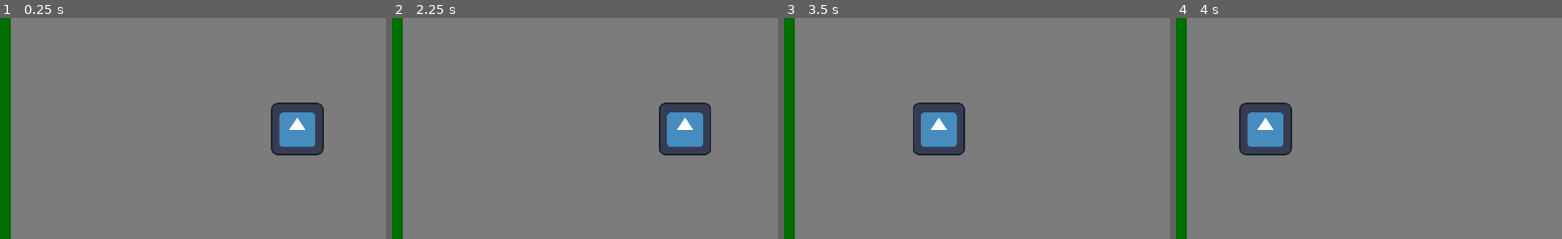
Above: before the commit, frames 1-4 (left to right).
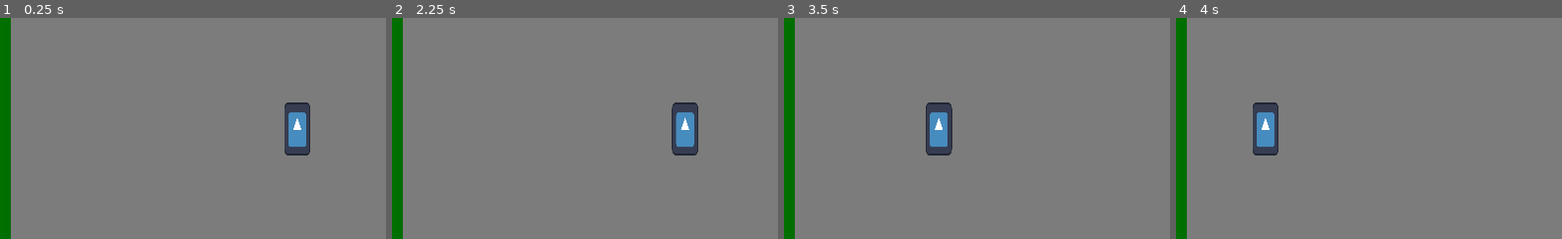
Above: after the commit, the same moments.

Repository: gargamal/alligator
Game: Godot game, scene res://level/game_level.tscn
Two runs of this game, one before a commit and one after it. Both use one fixed random seed, a clock stepped at 60 frames per second and the inputs below. The engine's default icon, where the game draws it, is replaced by a stand-in: a white triangle on a blue panel in a dark square.
Inputs:
- Up to frame 1 (0.25 s): no input
- Up to frame 2 (2.25 s): tap Enter at 0.5, 2 s; hold Up (ui_up) 0.53-2.03 s; tap Space at 1.25 s; hold Left (ui_left) from 2.03 s (still down)
- Up to frame 3 (3.5 s): keep holding Left (ui_left)
- Up to frame 4 (4 s): release Left (ui_left) at 3.53 s; hold Down (ui_down) from 3.53 s (still down)
The pictures show only the part of the screen within x 10-60%, y 25-75%; the shares and areas given below are measured in that part.

The runs differ from the first frame. In frame 1, 2.1% of the frame differs, in the area x 70-84%, y 38-63%; in frame 2, 2.0%; in frame 3, 2.1%; in frame 4, 2.1%, in the area x 16-31%, y 38-63%.

Commit message:
add : spawn enemy and move

Diff:
--- a/bombshell/bombshell.tscn
+++ b/bombshell/bombshell.tscn
@@ -30,8 +30,3 @@
 [node name="CollisionShape2D" type="CollisionShape2D" parent="."]
 position = Vector2(0.5, 0)
 shape = SubResource("RectangleShape2D_ydjsr")
-
-[node name="bullet_time" type="Timer" parent="."]
-wait_time = 3.0
-one_shot = true
-autostart = true
--- a/bullet/bullet.gd
+++ b/bullet/bullet.gd
@@ -1,32 +1,33 @@
 extends RigidBody2D
 class_name Bullet
-
-@onready var bullet_time = $bullet_time
 
 @export var exclude_body :Node2D
 @export var speed_shoot :float = 50.0
 @export var smooth :float = 2.0
 @export var direction :Vector2 :set = set_fire
 @export var power :int = 1
+@export var origin :Vector2
+@export var distance_max :float = 400.0
 
 var is_firing :bool = false
 
-func _process(delta):
+func _process(_delta):
 	if is_firing:
-		var velocity :Vector2 = Vector2.ZERO
-		velocity = direction * speed_shoot
-		var collider :KinematicCollision2D = move_and_collide(velocity)
-		if collider:
-			var obj_colide = collider.get_collider()
-			if obj_colide is Player:
-				obj_colide.take_hit(power)
-			elif obj_colide is Enemy:
-				obj_colide.take_hit(power)
+		if origin.distance_to(global_position) > distance_max:
 			queue_free()
+
+		else:
+			var velocity :Vector2 = Vector2.ZERO
+			velocity = direction * speed_shoot
+			var collider :KinematicCollision2D = move_and_collide(velocity)
+			if collider:
+				var obj_colide = collider.get_collider()
+				if obj_colide is Player:
+					obj_colide.take_hit(power)
+				elif obj_colide is Enemy:
+					obj_colide.take_hit(power)
+				queue_free()
 
 func set_fire(new_direction :Vector2):
 	direction = new_direction
 	is_firing = true
-
-func _on_bullet_time_timeout():
-	queue_free()
--- a/bullet/bullet.tscn
+++ b/bullet/bullet.tscn
@@ -18,16 +18,10 @@
 collision_layer = 8
 collision_mask = 31
 script = ExtResource("1_pfi1p")
+distance_max = 500.0
 
 [node name="Sprite2D" type="Sprite2D" parent="."]
 texture = SubResource("GradientTexture2D_bjelu")
 
 [node name="CollisionShape2D" type="CollisionShape2D" parent="."]
 shape = SubResource("RectangleShape2D_giwgv")
-
-[node name="bullet_time" type="Timer" parent="."]
-wait_time = 3.0
-one_shot = true
-autostart = true
-
-[connection signal="timeout" from="bullet_time" to="." method="_on_bullet_time_timeout"]
--- a/enemy/assault_tank.tscn
+++ b/enemy/assault_tank.tscn
@@ -34,9 +34,9 @@
 collision_mask = 20
 
 [node name="right_shoot" type="RayCast2D" parent="."]
-position = Vector2(-40, 64)
+position = Vector2(-16, 64)
 target_position = Vector2(0, 400)
 
 [node name="left_shoot" type="RayCast2D" parent="."]
-position = Vector2(40, 64)
+position = Vector2(16, 64)
 target_position = Vector2(0, 400)
--- a/enemy/enemy.gd
+++ b/enemy/enemy.gd
@@ -12,6 +12,7 @@
 @export var bullet_cooldown :float = 0.75
 @export var world :Node2D
 @export var bombshell_scene :PackedScene
+@export var is_running :bool = false
 
 @onready var target = $target
 @onready var left_wall = $left_wall
@@ -21,22 +22,28 @@
 @onready var right_shoot = $right_shoot
 @onready var left_shoot = $left_shoot
 
+signal i_am_ready_enemy(my_self)
+
 enum Enemy_State { IDLE, MOVE_UP, MOVE_DOWN, MOVE_SIDE_LEFT, MOVE_SIDE_RIGHT, SHOOT }
 
 var enemy_state :Enemy_State = Enemy_State.IDLE
 var previous_enemy_state :Enemy_State = Enemy_State.IDLE
 var bullet_time :float = 0.0
 
+func _ready():
+	emit_signal("i_am_ready_enemy", self)
+
 func _physics_process(delta):
-	state_machine()
-	var direction :Vector2 = process_direction()
-	velocity = lerp(velocity, process_velocity(direction), smooth * delta)
-	sprite_2d.rotation = lerp_angle(sprite_2d.rotation, estimate_target_angle(direction), estimate__angle_smooth() * delta)
-	collision.rotation = sprite_2d.rotation
-	fire(delta)
-	move_and_slide()
+	if is_running:
+		state_machine()
+		var direction :Vector2 = process_direction()
+		velocity = lerp(velocity, process_velocity(direction), smooth * delta)
+		sprite_2d.rotation = lerp_angle(sprite_2d.rotation, estimate_target_angle(direction), estimate__angle_smooth() * delta)
+		collision.rotation = sprite_2d.rotation
+		fire(delta)
+		move_and_slide()
 
-	previous_enemy_state = enemy_state
+		previous_enemy_state = enemy_state
 
 func estimate__angle_smooth() -> float:
 	match enemy_state:
@@ -131,14 +138,15 @@
 
 func fire(delta :float):
 	if previous_enemy_state != enemy_state and enemy_state == Enemy_State.SHOOT:
-		bullet_time = 0.0
-
+		bullet_time = bullet_cooldown * 0.825
+	#
 	bullet_time += delta
 	if bullet_time > bullet_cooldown and enemy_state == Enemy_State.SHOOT:
 		var bombshell :Bombshell = bombshell_scene.instantiate()
 		world.add_child(bombshell)
 		bombshell.exclude_body = self
 		bombshell.global_position = target.global_position
+		bombshell.origin = target.global_position
 		bombshell.direction = (target.global_position - global_position).normalized()
 		bullet_time = 0.0
 
--- a/level/game_level.gd
+++ b/level/game_level.gd
@@ -8,6 +8,8 @@
 @onready var level_a_2 = $level/level_a2
 @onready var level_a_1 = $level/level_a1
 @onready var level_a_0 = $level/level_a0
+@onready var enemy = $enemy
+@onready var bullet = $bullet
 
 @export var level_scene_1 :PackedScene
 @export var level_scene_2 :PackedScene
@@ -58,17 +60,24 @@
 func _on_spawn_new_level(actual_level :Level):
 	var level_scene :PackedScene = level_scene_instianble[rng.randi_range(0, level_scene_instianble.size() - 1)]
 	var level_inst :Level = level_scene.instantiate()
+	level.call_deferred("add_child", level_inst)
+
 	level_inst.z_index = -1
-	level.call_deferred("add_child", level_inst)
 	level_inst.position.y = last_postion_level.y - HEIGHT
 	last_postion_level = level_inst.position
+	level_inst.previous = actual_level.next
+	level_inst.previous.next = level_inst
+	level_inst.world = enemy
+
 	level_inst.connect("spawn_new_level", _on_spawn_new_level)
 	level_inst.connect("block_last_level", _on_block_last_level)
+	level_inst.connect("i_am_ready_level", _on_level_is_ready)
+
 	level_inst.name = "Level_" + str(id_spawn)
 	id_spawn += 1
 
-	level_inst.previous = actual_level.next
-	level_inst.previous.next = level_inst
+func _on_level_is_ready(p_level :Level):
+	p_level.spawn(rng.randi_range(1,3), player, bullet)
 
 func free_level():
 	if level.get_child_count() > 4:
--- a/level/game_level.tscn
+++ b/level/game_level.tscn
@@ -1,9 +1,8 @@
-[gd_scene load_steps=6 format=3 uid="uid://bwtr4ed7eju1b"]
+[gd_scene load_steps=5 format=3 uid="uid://bwtr4ed7eju1b"]
 
 [ext_resource type="PackedScene" uid="uid://b4c1q3jiadym1" path="res://level/level_A1.tscn" id="1_o0yc1"]
 [ext_resource type="Script" path="res://level/game_level.gd" id="1_qdoty"]
 [ext_resource type="PackedScene" uid="uid://bapw7sr4haclc" path="res://player/player.tscn" id="2_idgyi"]
-[ext_resource type="PackedScene" uid="uid://dg5dmtikklnwn" path="res://enemy/assault_tank.tscn" id="3_vo37k"]
 [ext_resource type="PackedScene" uid="uid://cuj3f472e368v" path="res://camera/camera.tscn" id="4_6heqf"]
 
 [node name="game_level" type="Node2D"]
@@ -26,11 +25,6 @@
 
 [node name="enemy" type="Node2D" parent="."]
 
-[node name="assault_tank" parent="enemy" node_paths=PackedStringArray("player", "world") instance=ExtResource("3_vo37k")]
-position = Vector2(1072, -720)
-player = NodePath("../../player/player")
-world = NodePath("../../bullet")
-
 [node name="player" type="Node2D" parent="."]
 
 [node name="player" parent="player" node_paths=PackedStringArray("world") instance=ExtResource("2_idgyi")]
--- a/level/level.gd
+++ b/level/level.gd
@@ -1,20 +1,61 @@
 extends Node2D
 class_name Level
 
+const WAIT_TIME_MSEC :int = 100
 const COLLISION_PLAYER :int = 1
 const COLLISION_DECOR :int = 16
 
-
 @onready var blocker = $blocker
+@onready var spawn_point = $spawn_point
 
 signal spawn_new_level(my_self)
 signal block_last_level(my_self)
+signal i_am_ready_level(my_self)
 
 @export var signal_next_level_has_sent :bool = false
 @export var signal_previous_level_has_sent :bool = false
 @export var block_player_is_done :bool = false
 @export var previous :Level
 @export var next :Level
+@export var world :Node2D
+@export var assault_tank_scene :PackedScene
+@export var helicopter_scene :PackedScene
+@export var jeep_scene :PackedScene
+@export var artillery_scene :PackedScene
+
+var array_of_spawn :Array = []
+var scene_of_spawn :Array = []
+var rng = RandomNumberGenerator.new()
+
+func _ready():
+	array_of_spawn = spawn_point.get_children()
+	if assault_tank_scene:
+		scene_of_spawn.append(assault_tank_scene)
+	if helicopter_scene:
+		scene_of_spawn.append(helicopter_scene)
+	if jeep_scene:
+		scene_of_spawn.append(jeep_scene)
+	if artillery_scene:
+		scene_of_spawn.append(artillery_scene)
+
+	emit_signal("i_am_ready_level", self)
+
+func spawn(number_of_spawn :int, player :Player, bullet_world :Node2D):
+	var work_arr :Array = array_of_spawn.duplicate()
+
+	for idx in range(number_of_spawn):
+		var index :int = rng.randi_range(0, work_arr.size() - 1)
+		var point_spawn :Marker2D = work_arr[index]
+		var enemy :Enemy = scene_of_spawn[rng.randi_range(0, scene_of_spawn.size() - 1)].instantiate()
+		enemy.world = bullet_world
+		enemy.player = player
+		enemy.connect("i_am_ready_enemy", _on_enemy_is_ready)
+		world.add_child(enemy)
+		enemy.global_position = point_spawn.global_position
+		work_arr.remove_at(index)
+
+func _on_enemy_is_ready(enemy :Enemy):
+	enemy.is_running = true
 
 func _on_other_level_body_entered(body):
 	if not signal_next_level_has_sent and body is Player:
--- a/level/level_A1.tscn
+++ b/level/level_A1.tscn
@@ -1,6 +1,7 @@
-[gd_scene load_steps=12 format=3 uid="uid://b4c1q3jiadym1"]
+[gd_scene load_steps=13 format=3 uid="uid://b4c1q3jiadym1"]
 
 [ext_resource type="Script" path="res://level/level.gd" id="1_pduli"]
+[ext_resource type="PackedScene" uid="uid://dg5dmtikklnwn" path="res://enemy/assault_tank.tscn" id="2_cb05k"]
 
 [sub_resource type="Gradient" id="Gradient_3vfy3"]
 colors = PackedColorArray(0.489622, 0.489622, 0.489622, 1, 0.490196, 0.490196, 0.490196, 1)
@@ -35,6 +36,7 @@
 [node name="level_a" type="Node2D"]
 z_index = -1
 script = ExtResource("1_pduli")
+assault_tank_scene = ExtResource("2_cb05k")
 
 [node name="background" type="Sprite2D" parent="."]
 position = Vector2(960, 544)
@@ -94,5 +96,28 @@
 shape = SubResource("RectangleShape2D_xpo8k")
 debug_color = Color(0.954705, 0.109504, 0.462659, 0.42)
 
+[node name="spawn_point" type="Node2D" parent="."]
+
+[node name="Marker2D" type="Marker2D" parent="spawn_point"]
+position = Vector2(456, 152)
+
+[node name="Marker2D3" type="Marker2D" parent="spawn_point"]
+position = Vector2(480, 488)
+
+[node name="Marker2D2" type="Marker2D" parent="spawn_point"]
+position = Vector2(1408, 392)
+
+[node name="Marker2D4" type="Marker2D" parent="spawn_point"]
+position = Vector2(1048, 472)
+
+[node name="Marker2D7" type="Marker2D" parent="spawn_point"]
+position = Vector2(1200, 192)
+
+[node name="Marker2D5" type="Marker2D" parent="spawn_point"]
+position = Vector2(632, 672)
+
+[node name="Marker2D6" type="Marker2D" parent="spawn_point"]
+position = Vector2(1456, 712)
+
 [connection signal="body_entered" from="other_level" to="." method="_on_other_level_body_entered"]
 [connection signal="body_entered" from="block_last_level" to="." method="_on_block_last_level_body_entered"]
--- a/player/player.gd
+++ b/player/player.gd
@@ -51,6 +51,7 @@
 		bullet.exclude_body = self
 		bullet.global_position = target.global_position
 		bullet.direction = (target.global_position - global_position).normalized()
+		bullet.origin = target.global_position
 		bullet_time = 0.0
 
 func take_hit(power: int):
--- a/player/player.tscn
+++ b/player/player.tscn
@@ -5,7 +5,7 @@
 [ext_resource type="PackedScene" uid="uid://bow40sr71gndy" path="res://bullet/bullet.tscn" id="2_fvypt"]
 
 [sub_resource type="RectangleShape2D" id="RectangleShape2D_20uhp"]
-size = Vector2(128, 128)
+size = Vector2(64, 128)
 
 [node name="player" type="CharacterBody2D"]
 z_index = 1
@@ -14,6 +14,8 @@
 bullet_scene = ExtResource("2_fvypt")
 
 [node name="sprite" type="Sprite2D" parent="."]
+position = Vector2(9.53674e-07, 0)
+scale = Vector2(0.5, 1)
 texture = ExtResource("1_38tvh")
 
 [node name="col" type="CollisionShape2D" parent="."]
